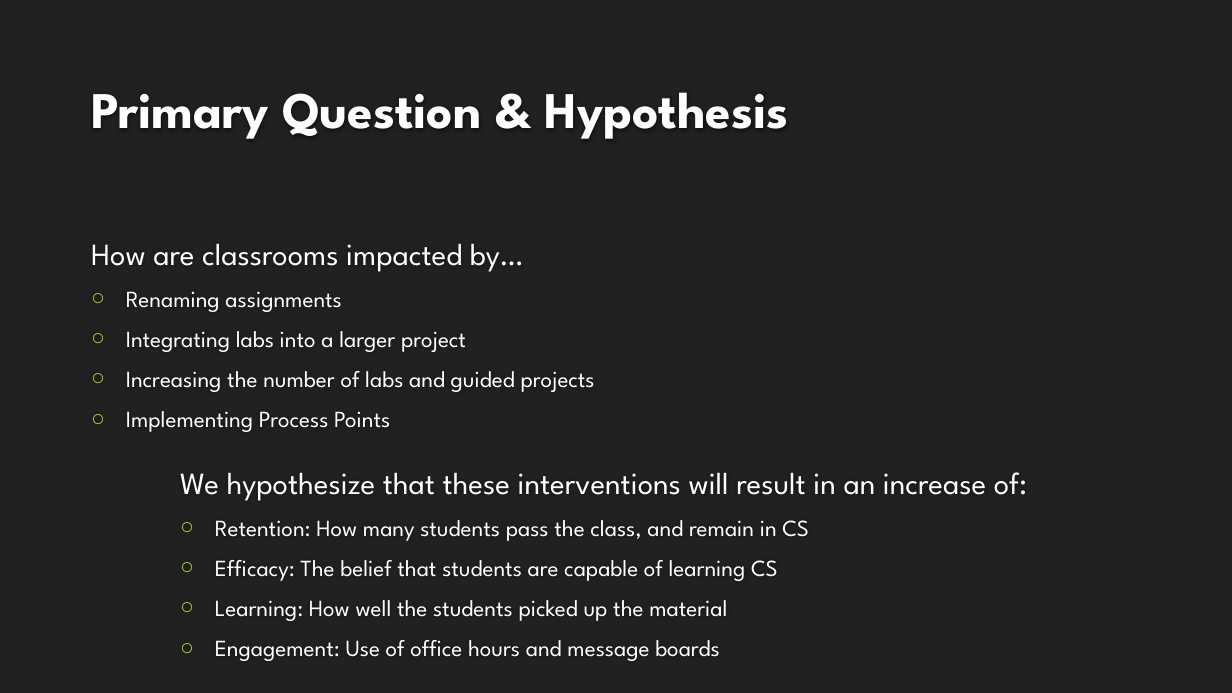
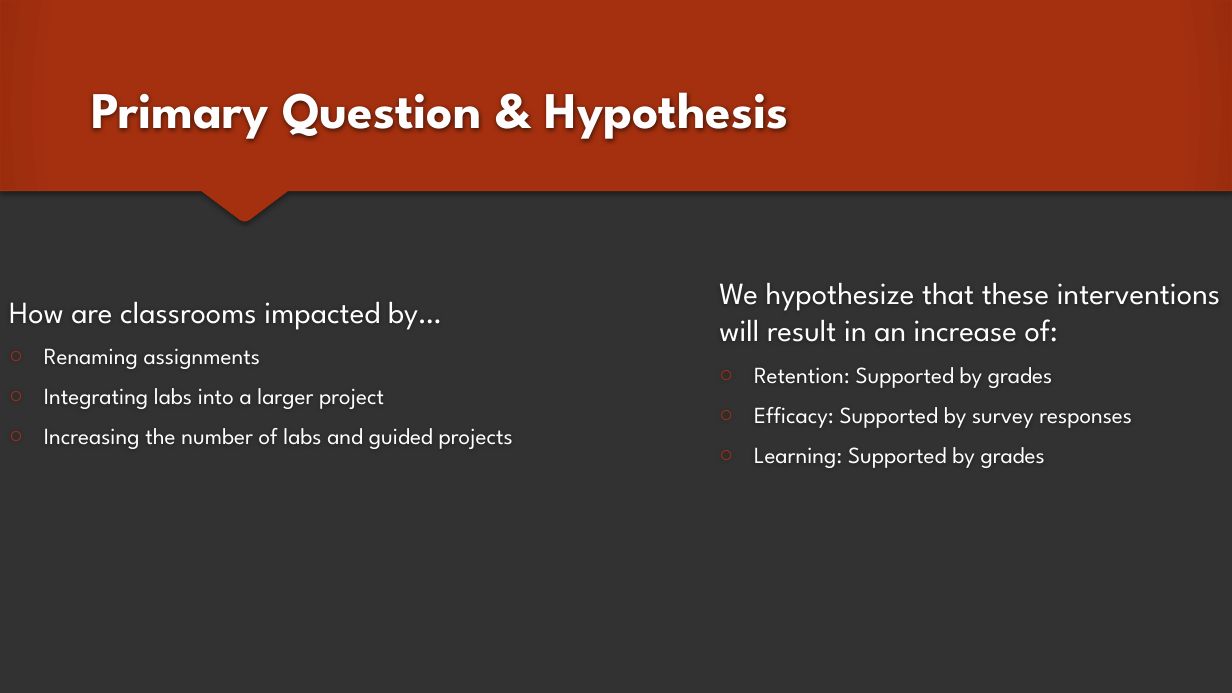
Before and after one commit to adamAbram/reu, a slide deck: slide 2 of CSC216 Comparison.pptx. Drawn at 1232x693 pixels with LibreOffice and Linux fonts; fonts in the diff are those of the drawing; background and template pictures are left out. Boxes give left, top, right and bottom in pixels: in the first picture for what was removed or moved away, otherwise in the second. Text is boxed around its words. In the diff, an @@ line names an element or a change of style, - is before the commit and + after.

```diff
--- a/CSC216 Comparison.pptx
+++ b/CSC216 Comparison.pptx
@@ background #212121 to #323232 @@
@@ freeform shape added at [0, 0, 1232, 221], fill gradient #A5300F to #9A2D0E, outline #A5300F 0.79 pt @@
@@ text "How are classrooms impacted by…": place and size @@
-text "How are classrooms impacted by…" at [91, 243, 595, 432]
+text "How are classrooms impacted by…" at [9, 302, 513, 449]
@@ text "We hypothesize that these interventions ...": place and size @@
-text "We hypothesize that these interventions ..." at [180, 472, 1027, 661]
+text "We hypothesize that these interventions ..." at [719, 283, 1220, 468]
@@ text at [44, 348, 513, 449]: bullet colour #9ECD33 to #A5300F @@
@@ text at [754, 367, 1132, 468]: text changed @@
-○ Retention: How many students pass the class, and remain in CS
-○ Efficacy: The belief that students are capable of learning CS
-○ Learning: How well the students picked up the material
-○ Engagement: Use of office hours and message boards
+○ Retention: Supported by grades
+○ Efficacy: Supported by survey responses
+○ Learning: Supported by grades
@@ text at [126, 411, 390, 432]: paragraph removed @@
-○ Implementing Process Points
```
Also in this commit, not shown: 4 other slides changed, 1 slide added, 2 slides removed, 2 other files.
